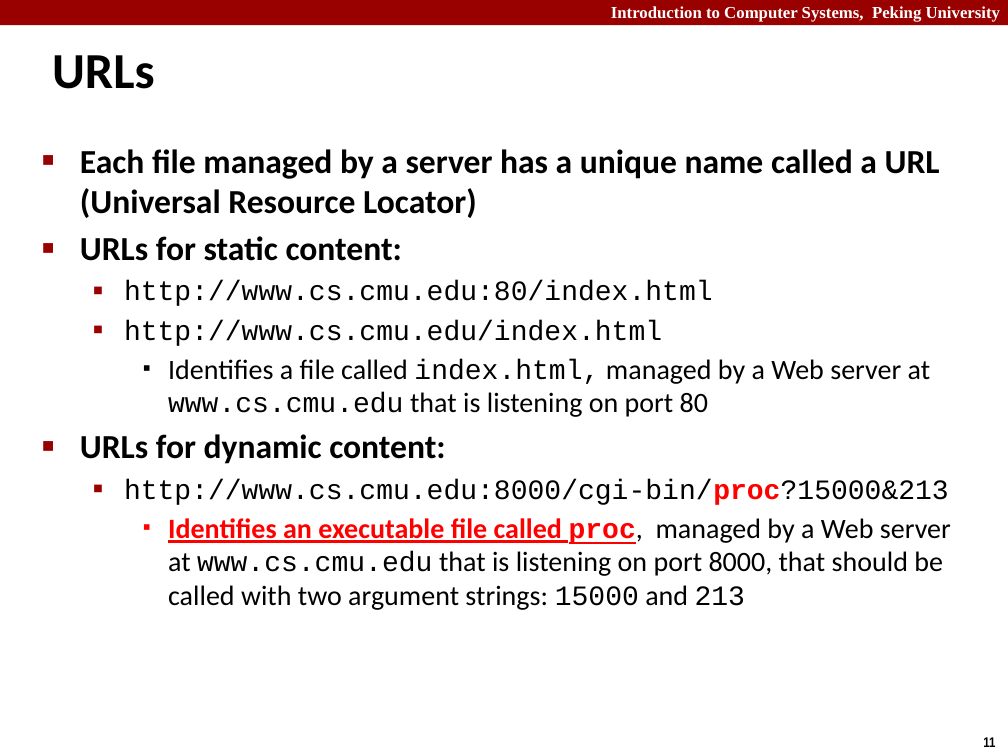
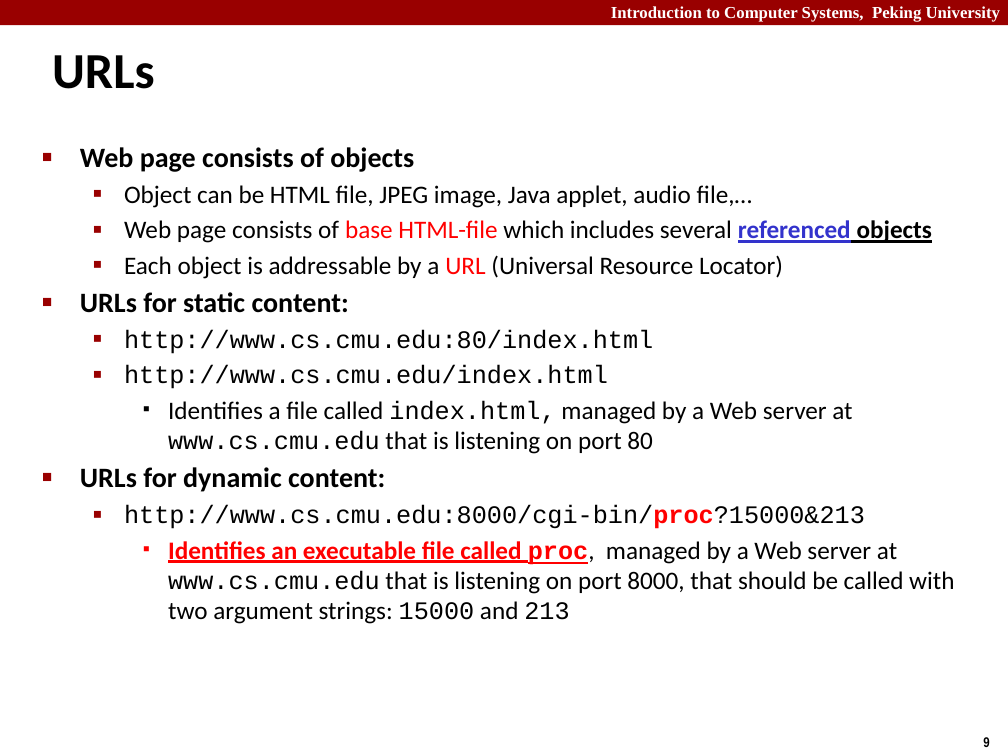
Before and after one commit to caodg/ics, a slide deck: slide 9 of slides/B10-NET3-webservices.pptx (slide 11 before the commit). Drawn at 1008x756 pixels with LibreOffice and Linux fonts; fonts in the diff are those of the drawing. Boxes give left, top, right and bottom in pixels: in the first picture for what was removed or moved away, otherwise in the second. Text is boxed around its words. In the diff, an @@ line names an element or a change of style, - is before the commit and + after.

Commit message:
update slides

```diff
--- a/slides/B10-NET3-webservices.pptx
+++ b/slides/B10-NET3-webservices.pptx
@@ text at <box>80,147,932,279</box>: text changed; size 24 to 18 pt; bold off @@
-■ Each file managed by a server has a unique name called a URL (Universal Resource Locator)
+■ Web page consists of objects
+  ▪ Object can be HTML file, JPEG image, Java applet, audio file,…
+  ▪ Web page consists of base HTML-file which includes several referenced objects
+  ▪ Each object is addressable by a URL (Universal Resource Locator)
@@ text at <box>80,292,954,624</box>: size 24 to 20 pt in "URLs for static content:", "URLs for dynamic content:"; size 20 to 18 pt in "http://www.cs.cmu.edu:80/index.html", "http://www.cs.cmu.edu/index.html", "Identifies a file called index.html, managed by ...", "http://www.cs.cmu.edu:8000/cgi-bin/proc?15000&213" and 1 more places @@
@@ page number at <box>983,737,989,747</box>: text changed @@
-11
+9
```
Also in this commit, not shown: 2 other slides changed, 2 slides removed, 3 other files.
